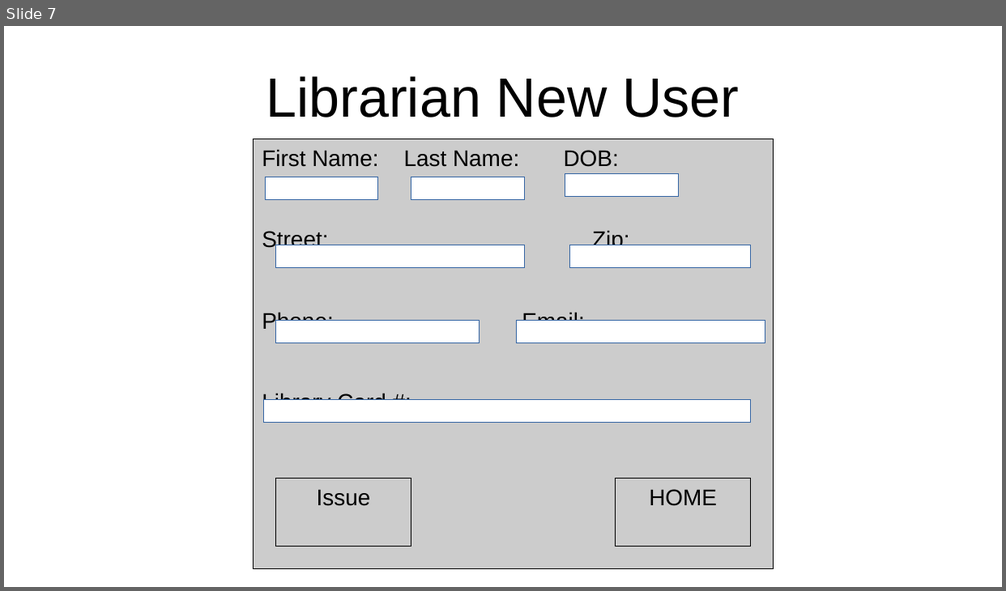
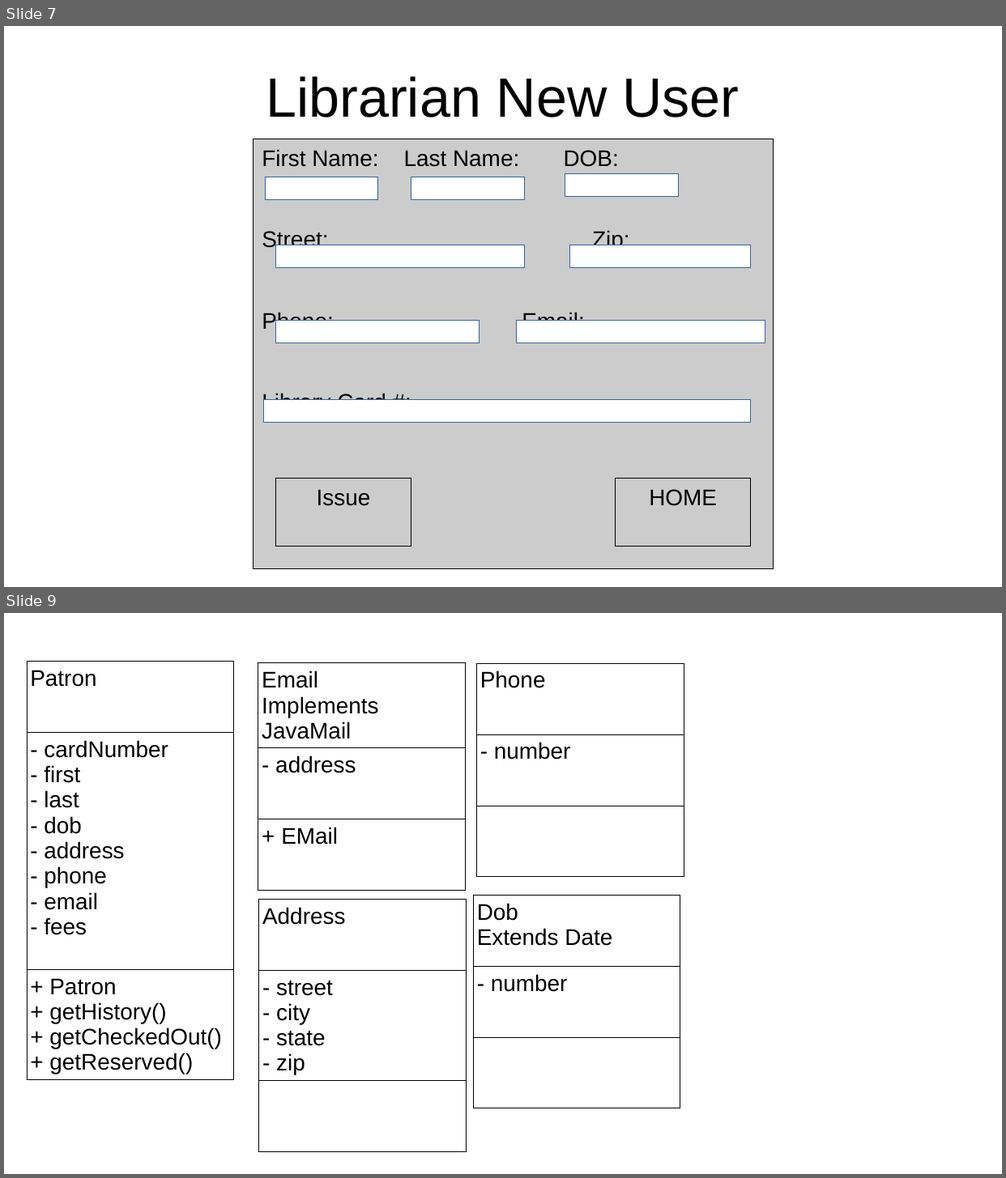
Before and after one commit to bheney/Library-Catalog, a slide deck: UI Mock Up.odp. Shown one above the other, each under a label of ours: slide 7 before the commit, slides 7 and 9 after it; the slides between them are not shown. The pictures are 1006x591 and 1006x1178 pixels, drawn with LibreOffice and Linux fonts; fonts in the diff are those of the drawing. Boxes give left, top, right and bottom in pixels: in the first picture for what was removed or moved away, otherwise in the second. Text is boxed around its words. In the diff, an @@ line names an element or a change of style, - is before the commit and + after.

```diff
--- a/UI Mock Up.odp
+++ b/UI Mock Up.odp
@@ slide 9 added at (4,613,1002,1174), background #FFFFFF @@
@@ table added at (27,661,234,1078), 3 rows, 1 columns @@
+Patron
+- cardNumber / - first / - last / - dob / - address / - phone / - email / - fees
++ Patron / + getHistory() / + getCheckedOut() / + getReserved()
@@ table added at (258,662,466,888), 3 rows, 1 columns @@
+Email / Implements JavaMail
+- address
++ EMail
@@ table added at (477,664,684,877), 3 rows, 1 columns @@
+Phone
+- number
+
@@ table added at (259,899,467,1150), 3 rows, 1 columns @@
+Address
+- street / - city / - state / - zip
+
@@ table added at (473,896,680,1110), 3 rows, 1 columns @@
+Dob / Extends Date
+- number
+
```
Also in this commit, not shown: 2 slides changed, 1 other slide added, 2 other files.
